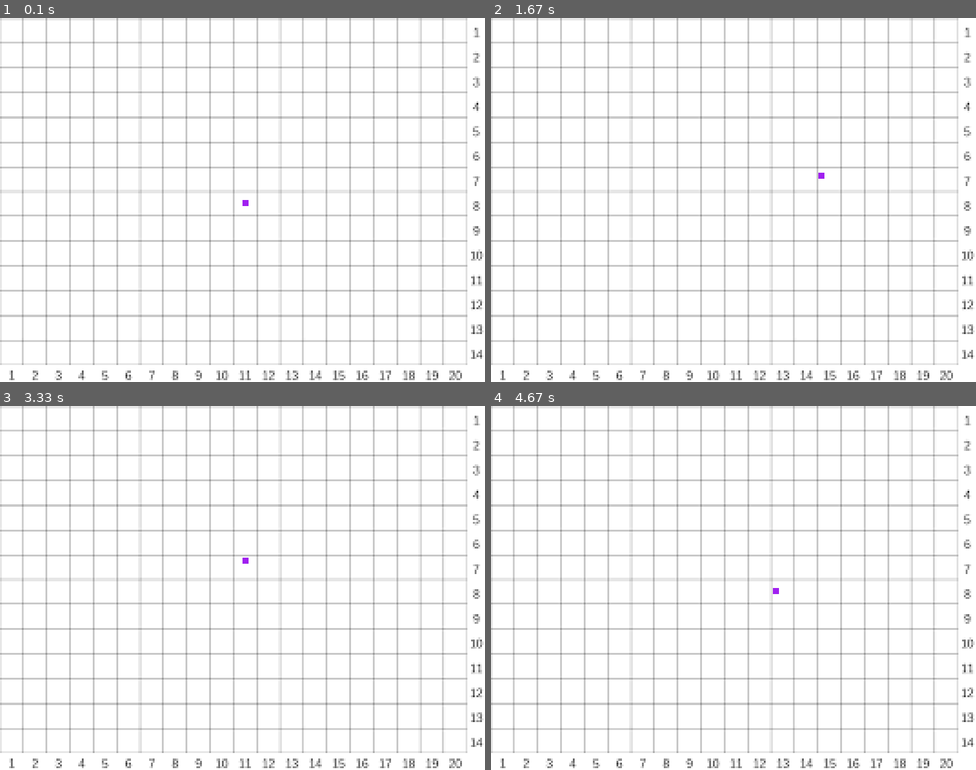
Above: before the commit, frames 1-4 (two rows, left to right).
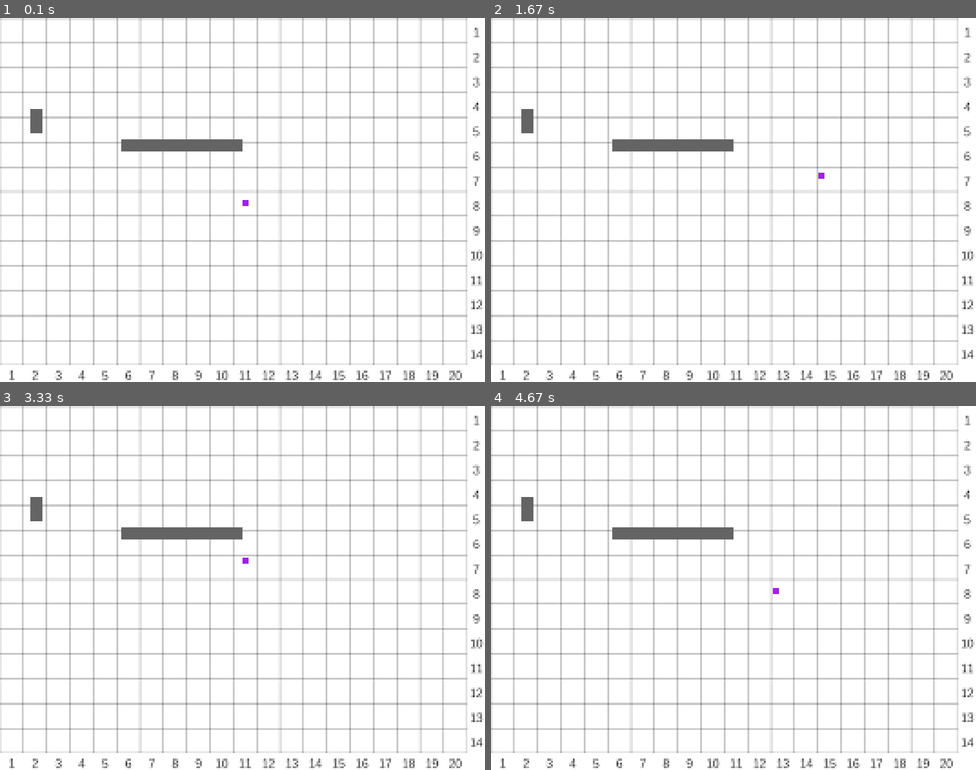
Above: after the commit, the same moments.

Repository: Hadialishibli/Game-for-fun
Game: pygame game, started from imbored.py
Two runs of this game, one before a commit and one after it. Both use one fixed random seed, a clock stepped at 60 frames per second and the inputs below.
Inputs:
- Up to frame 1 (0.1 s): no input
- Up to frame 2 (1.67 s): hold D 0.33-0.8 s; hold W 0.83-1.13 s; hold D 1.17-1.63 s
- Up to frame 3 (3.33 s): hold A 1.67-2.2 s; hold S 2.23-2.53 s; hold A 2.57-2.97 s; hold W from 3 s (still down)
- Up to frame 4 (4.67 s): release W at 3.37 s; hold D 3.4-4.03 s; hold S 4.07-4.43 s; hold A from 4.47 s (still down)

The runs differ from the first frame. In frame 1, 1.0% of the frame differs, in the area x 6-50%, y 25-37%; in frame 2, 1.0%; in frame 3, 1.0%; in frame 4, 1.0%.

Commit message:
made walls possible but not future dev proof

Diff:
--- a/imbored.py
+++ b/imbored.py
@@ -10,6 +10,7 @@
 
 # Colors
 PORPOL = (160, 32, 240)
+WALL_COLOR = (100, 100, 100)  # Color of the wall
 
 # Player settings
 player_size = 10
@@ -24,6 +25,17 @@
 background_image = pygame.image.load('backgrounds\images.png').convert()
 background_image = pygame.transform.scale(background_image, (WIDTH, HEIGHT))
 
+# Wall class definition
+class Wall:
+    def __init__(self, x, y, width, height):
+        self.rect = pygame.Rect(x, y, width, height)
+
+    def draw(self, screen):
+        pygame.draw.rect(screen, WALL_COLOR, self.rect)
+
+# Create a wall object (you can add more walls as needed)
+wall = Wall(200, 200, 200, 20)  # Wall placed at (300, 200) with width 200 and height 20
+wall2 = Wall(50, 150, 20, 40)
 # Clock to control frame rate
 clock = pygame.time.Clock()
 
@@ -55,11 +67,30 @@
     if player_pos[1] > HEIGHT - player_size:
         player_pos[1] = HEIGHT - player_size
 
+    # Player's rectangle
+    player_rect = pygame.Rect(player_pos[0], player_pos[1], player_size, player_size)
+
+    # Collision detection with the wall
+    if player_rect.colliderect(wall.rect) or player_rect.colliderect(wall2.rect):
+        # Undo the movement
+        if keys[pygame.K_w]:
+            player_pos[1] += speed
+        if keys[pygame.K_s]:
+            player_pos[1] -= speed
+        if keys[pygame.K_a]:
+            player_pos[0] += speed
+        if keys[pygame.K_d]:
+            player_pos[0] -= speed
+
     # Draw the scaled background image
     screen.blit(background_image, (0, 0))
 
+    # Draw the wall
+    wall.draw(screen)
+    wall2.draw(screen)
+
     # Draw the player (a purple square)
-    pygame.draw.rect(screen, PORPOL, (player_pos[0], player_pos[1], player_size, player_size))
+    pygame.draw.rect(screen, PORPOL, player_rect)
 
     # Update the display
     pygame.display.flip()
Binary file added: misc images/Capture.PNG
